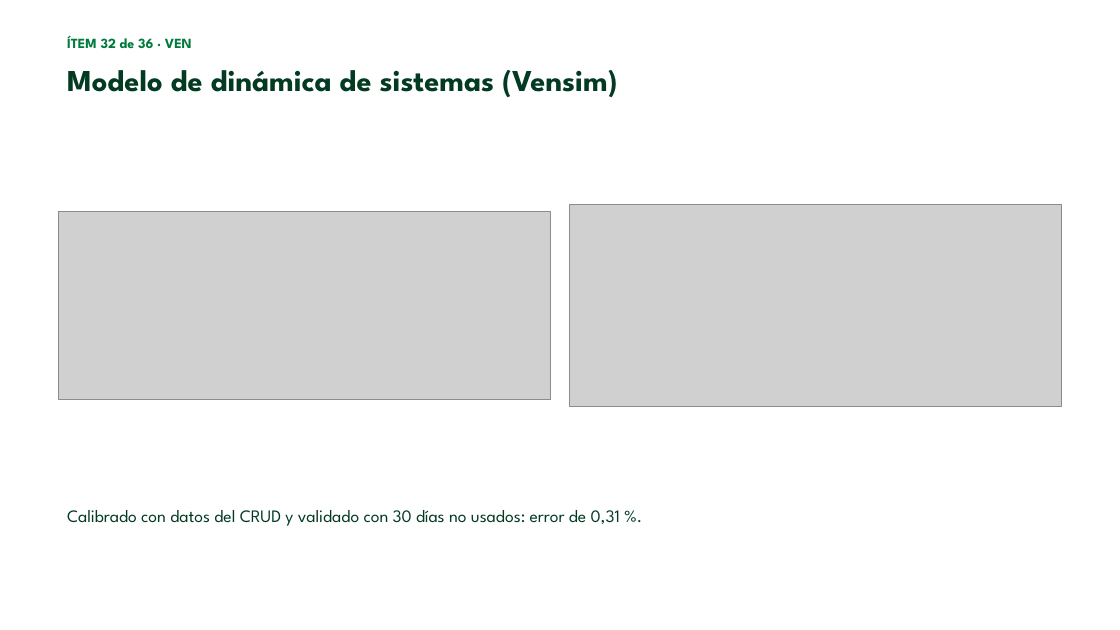
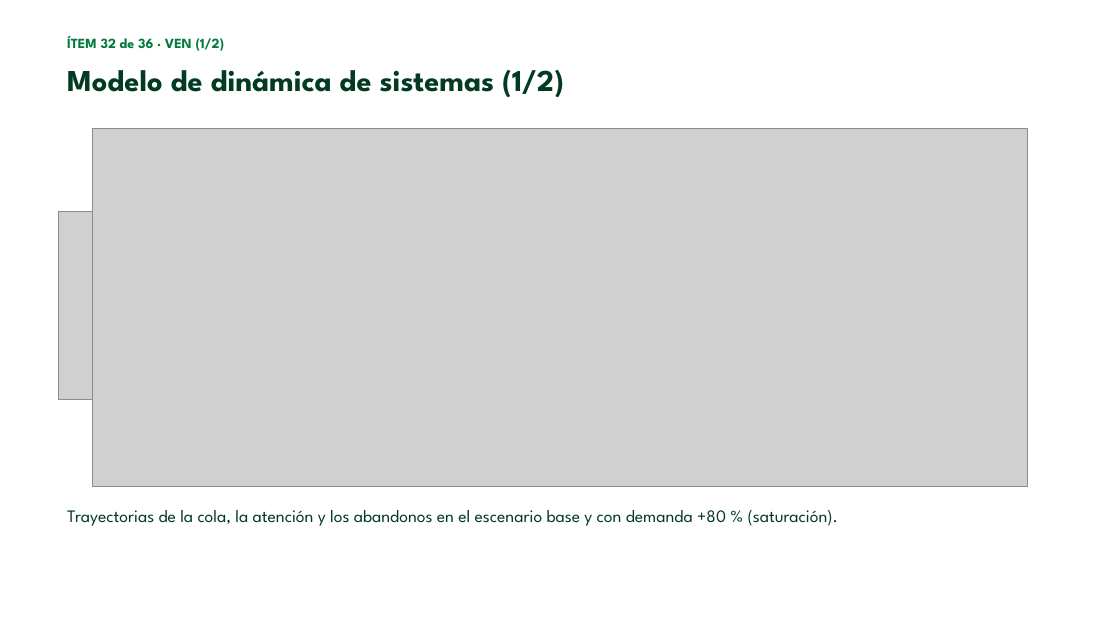
Before and after one commit to esteban-nieto/Modelacion, a slide deck: slide 36 of docs/entregables_finales/09_presentacion_sustentacion/Exposicion_Modelacion.pptx (slide 33 before the commit). Drawn at 1120x630 pixels with LibreOffice and Linux fonts; fonts in the diff are those of the drawing; grey boxes stand for pictures; background and template pictures are left out. Boxes give left, top, right and bottom in pixels: in the first picture for what was removed or moved away, otherwise in the second. Text is boxed around its words. In the diff, an @@ line names an element or a change of style, - is before the commit and + after.

Commit message:
Presentación: problema y contexto, modelo conceptual, divisiones y figuras; informes con títulos negros; API REST en Word

```diff
--- a/docs/entregables_finales/09_presentacion_sustentacion/Exposicion_Modelacion.pptx
+++ b/docs/entregables_finales/09_presentacion_sustentacion/Exposicion_Modelacion.pptx
@@ text at (x1=67, y1=35, x2=225, y2=51): text changed @@
-ÍTEM 32 de 36 · VEN
+ÍTEM 32 de 36 · VEN (1/2)
@@ text at (x1=67, y1=70, x2=564, y2=97): text changed @@
-Modelo de dinámica de sistemas (Vensim)
+Modelo de dinámica de sistemas (1/2)
@@ picture added at (x1=92, y1=129, x2=1028, y2=487) @@
@@ picture removed at (x1=570, y1=204, x2=1062, y2=407) @@
@@ text at (x1=67, y1=510, x2=839, y2=526): text changed @@
-Calibrado con datos del CRUD y validado con 30 días no usados: error de 0,31 %.
+Trayectorias de la cola, la atención y los abandonos en el escenario base y con demanda +80 % (saturación).
```
Also in this commit, not shown: 35 other slides changed, 4 slides added, 17 other files.
